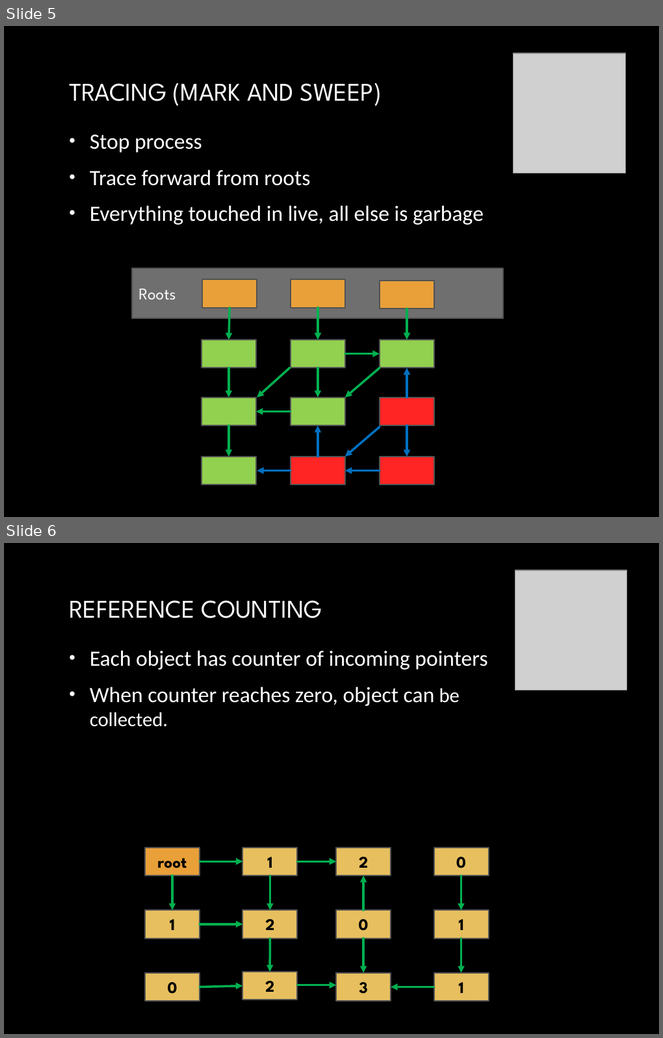
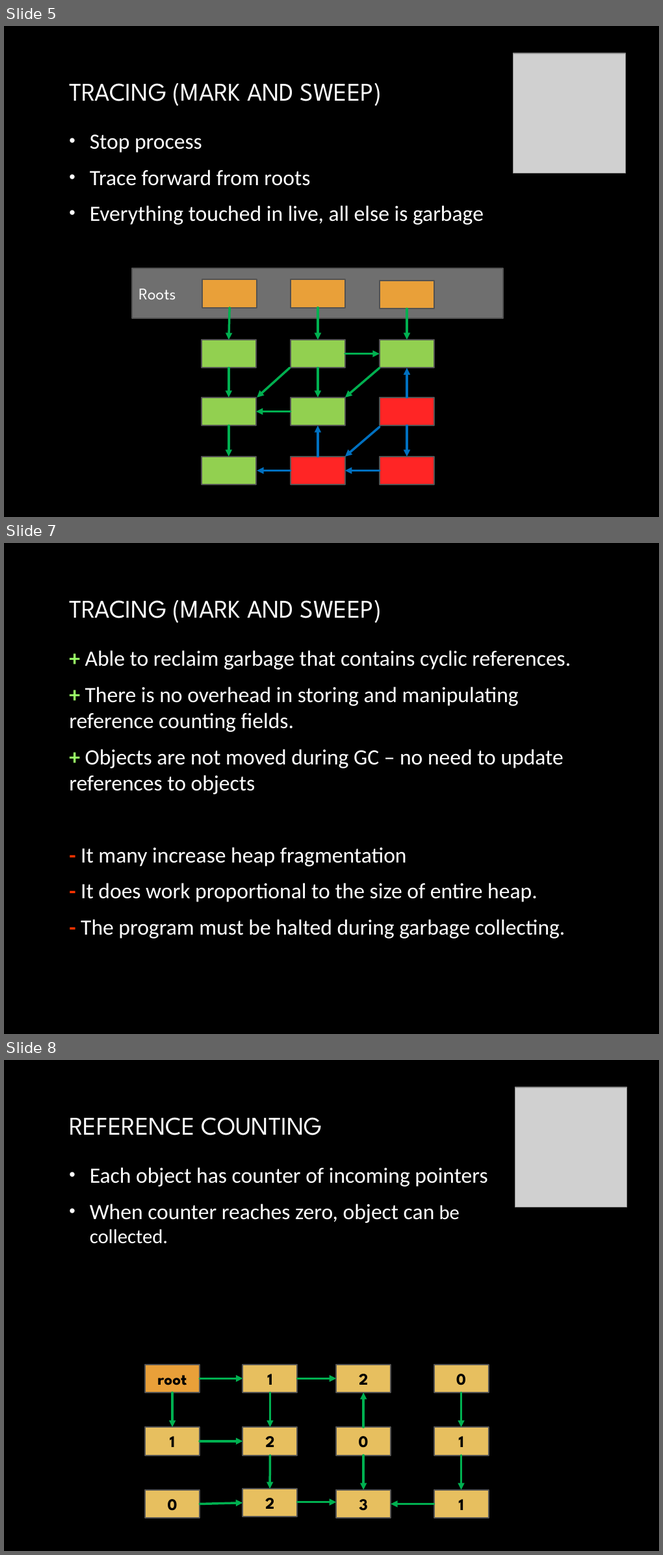
Before and after one commit to yuriyshapovalov/slides, a slide deck: ppt/Garbage collection in dotnet.pptx. Shown one above the other, each under a label of ours: slides 5 and 6 before the commit, slides 5, 7 and 8 after it; the slides between them are not shown. The pictures are 663x1038 and 663x1555 pixels, drawn with LibreOffice and Linux fonts; fonts in the diff are those of the drawing; grey boxes stand for pictures; background and template pictures are left out. Boxes give left, top, right and bottom in pixels: in the first picture for what was removed or moved away, otherwise in the second. Text is boxed around its words. In the diff, an @@ line names an element or a change of style, - is before the commit and + after.

Commit message:
updated garbage collection in .net slides

```diff
--- a/ppt/Garbage collection in dotnet.pptx
+++ b/ppt/Garbage collection in dotnet.pptx
@@ slide 7 added at (x1=4, y1=543, x2=659, y2=1034), background picture (left out) @@
@@ title added at (x1=69, y1=600, x2=382, y2=623), 28 pt, text gradient #FFFFFF to #BFBFBF @@
+TRACING (MARK AND SWEEP)
@@ text added at (x1=69, y1=650, x2=571, y2=939), 24 pt, text gradient #FFFFFF to #BFBFBF @@
++ Able to reclaim garbage that contains cyclic references.
++ There is no overhead in storing and manipulating reference counting fields.
++ Objects are not moved during GC – no need to update references to objects
+- It many increase heap fragmentation
+- It does work proportional to the size of entire heap.
+- The program must be halted during garbage collecting.
@@ what was slide 6 is now slide 8 @@
```
Also in this commit, not shown: 2 slides changed, 11 other slides added.
